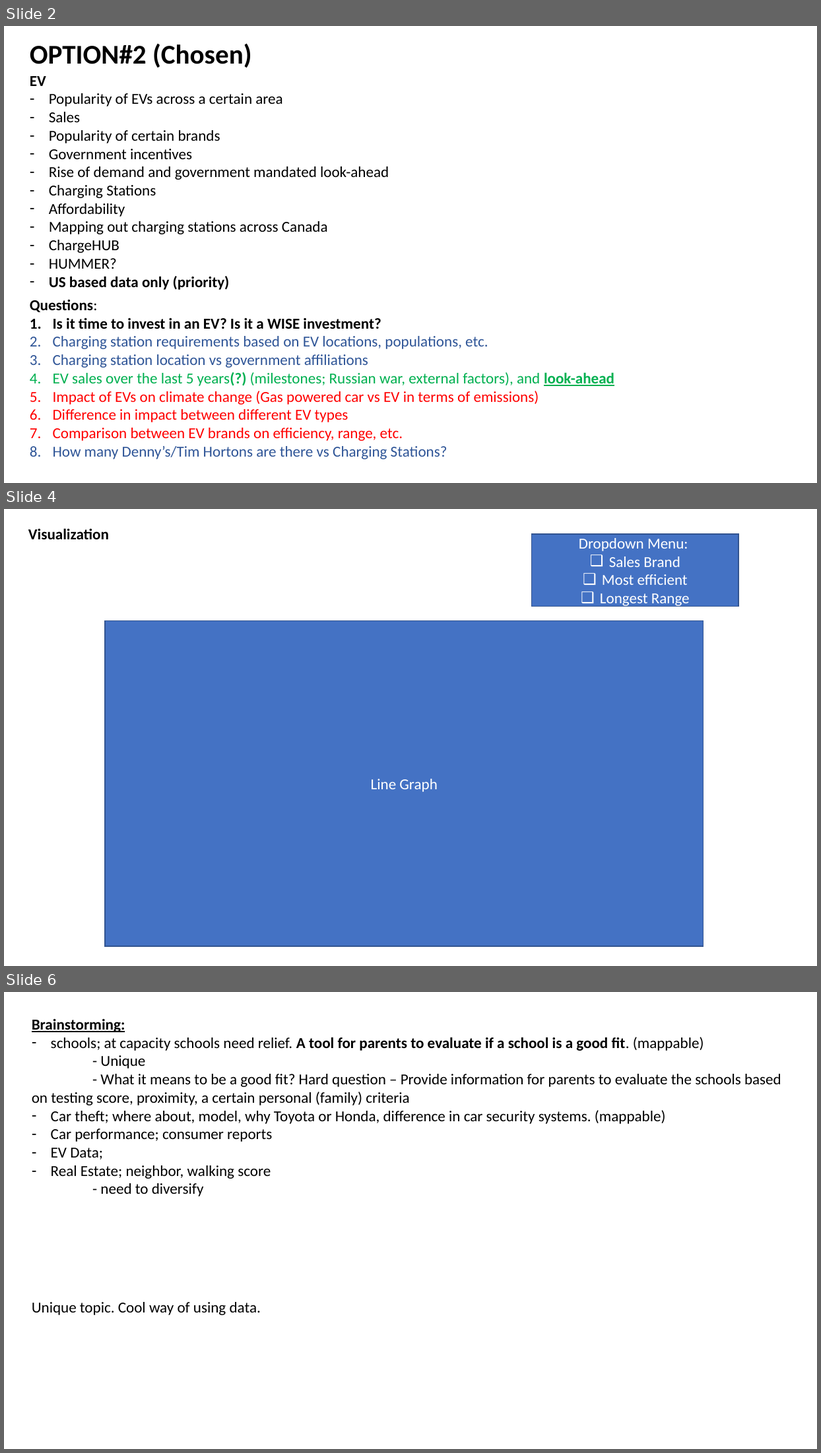
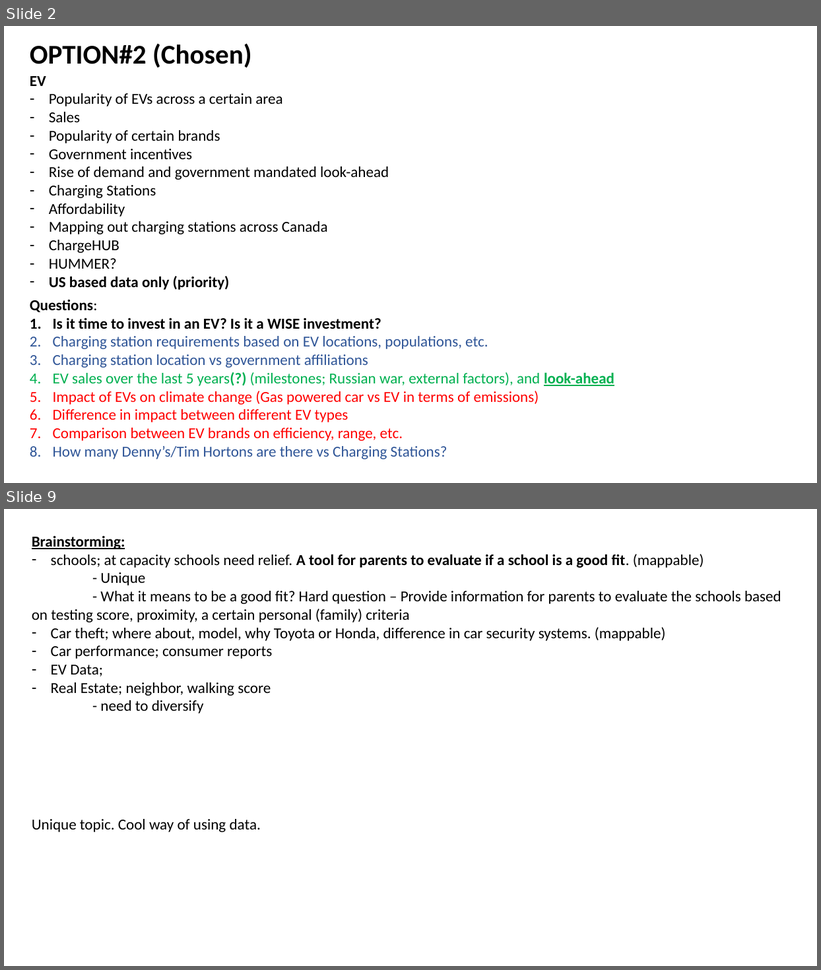
Before and after one commit to ArsamIj/Project_3, a slide deck: Project 3 Planning.pptx. Shown one above the other, each under a label of ours: slides 2, 4 and 6 before the commit, slides 2 and 9 after it; the slides between them are not shown. The pictures are 821x1453 and 821x970 pixels, drawn with LibreOffice and Linux fonts; fonts in the diff are those of the drawing. Boxes give left, top, right and bottom in pixels: in the first picture for what was removed or moved away, otherwise in the second. Text is boxed around its words. In the diff, an @@ line names an element or a change of style, - is before the commit and + after.

```diff
--- a/Project 3 Planning.pptx
+++ b/Project 3 Planning.pptx
@@ slide 4 removed at <box>4,509,817,966</box>, background #FFFFFF @@
@@ text removed at <box>28,528,109,539</box> @@
-Visualization
@@ rectangle removed at <box>532,534,739,607</box> @@
-Dropdown Menu:
-❑ Sales Brand
-❑ Most efficient
-❑ Longest Range
@@ rectangle removed at <box>105,621,704,947</box> @@
-Line Graph
@@ what was slide 6 is now slide 9 @@
```
Also in this commit, not shown: 2 slides changed, 5 slides added, 1 other slide removed, 32 other files.
